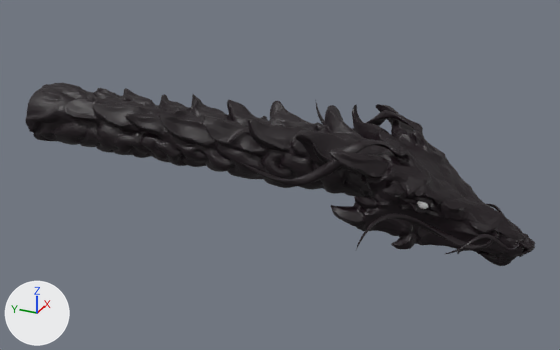
The glTF model public/dragonHead.glb, before and after one commit.
Both versions are drawn from a camera (50 mm lens) standing at (-17.7, -3.37, 6.0) and looking at (-4.82, 2.42, -0.45). Arrows for +X, +Y and +Z are at lower left; the lights stay in place. Vertices at the same position are counted once.

In view in the first picture: 'dragonHead.001'.
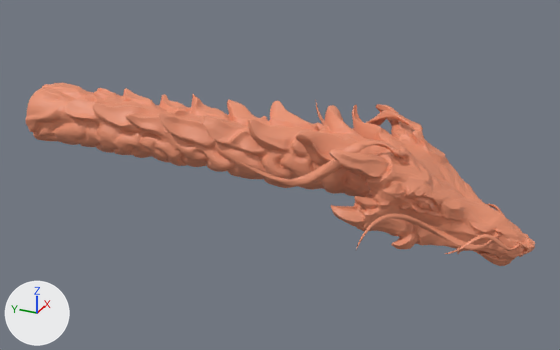
The newer file is also turned or shifted as a whole; pictures and numbers use the older file's frame.

The change, as a diff of the scene's bpy script:
```diff
--- a/public/dragonHead.glb.py
+++ b/public/dragonHead.glb.py
@@ mat_material @@
+mat_material = bpy.data.materials.new('Material')
+# nodes: BsdfPrincipled, Mix, OutputMaterial, VertexColor
+# colours: orange #e89270
@@ me_sphere_001 @@
 me_sphere_001.from_pydata(...)  # 15019 vertices, 29981 faces; spans x -2.37..2.28, y -2.36..8.37, z -1.45..0.91
 # used by ob_dragonhead_001; location = (-4.85, -0.2, 0.02)
-me_sphere_001.materials.append(mat_defaultmaterial)
+# me_sphere_001 part 1: 29347 faces centred in x -2.37..2.25, y -2.35..8.37, z -1.44..0.91 are repainted in the vertex colours; the middle colour goes from black #100009 to white #ffffff
+me_sphere_001.materials.append(mat_material)
```

Changed parts and their boxes (x1, y1, x2, y2) in the pictures (560 x 350 px):
part 1 of me_sphere_001, recoloured (black to beige)
    both: (25, 83, 535, 266)
